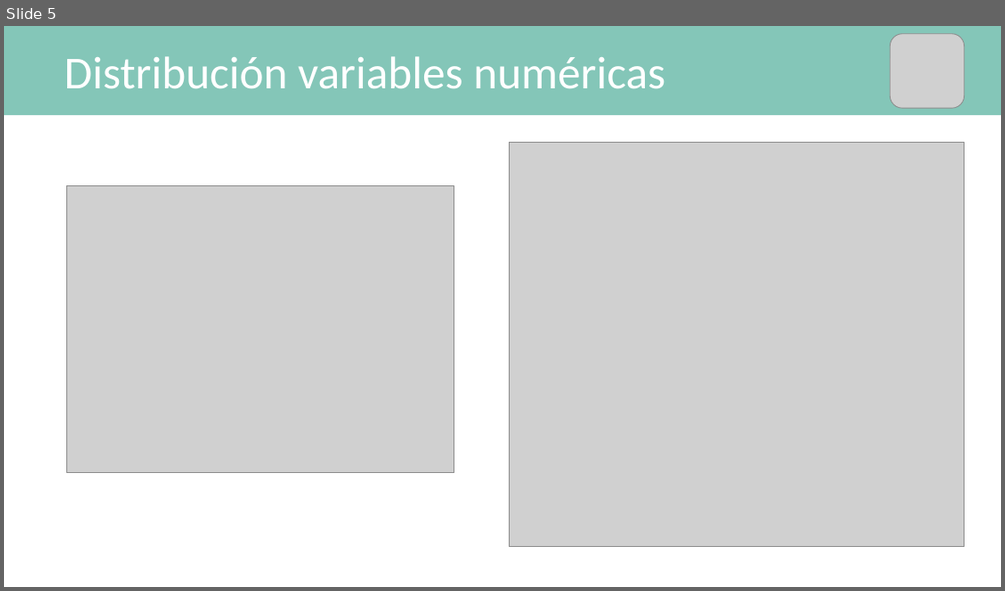
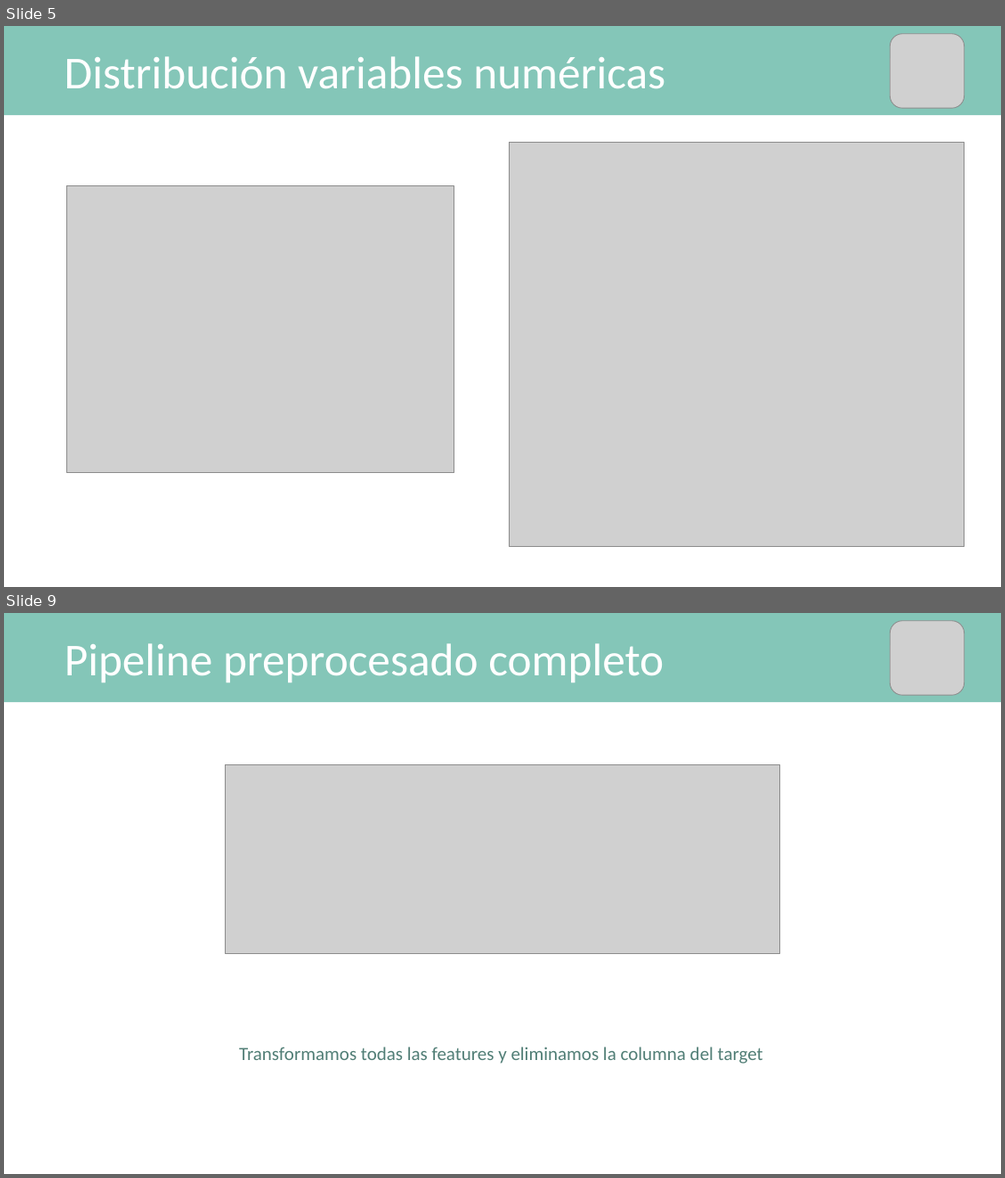
Before and after one commit to mPuchadesdo/Team-Challenge---Team-MPG, a slide deck: Team_MPG.pptx. Shown one above the other, each under a label of ours: slide 5 before the commit, slides 5 and 9 after it; the slides between them are not shown. The pictures are 1005x591 and 1005x1178 pixels, drawn with LibreOffice and Linux fonts; fonts in the diff are those of the drawing; grey boxes stand for pictures. Boxes give left, top, right and bottom in pixels: in the first picture for what was removed or moved away, otherwise in the second. Text is boxed around its words. In the diff, an @@ line names an element or a change of style, - is before the commit and + after.

```diff
--- a/Team_MPG.pptx
+++ b/Team_MPG.pptx
@@ slide 9 added at (4, 613, 1001, 1174), background #FFFFFF @@
@@ rectangle added at (4, 613, 1001, 702), fill #84C6B8 @@
@@ picture added at (890, 620, 964, 695) @@
@@ text added at (65, 643, 663, 682), 44 pt, text #FFFFFF @@
+Pipeline preprocesado completo
@@ picture added at (225, 765, 779, 953) @@
@@ text added at (239, 1046, 763, 1063), 18 pt, text #517E76 @@
+Transformamos todas las features y eliminamos la columna del target
```
Also in this commit, not shown: 6 slides changed, 1 other slide added.
